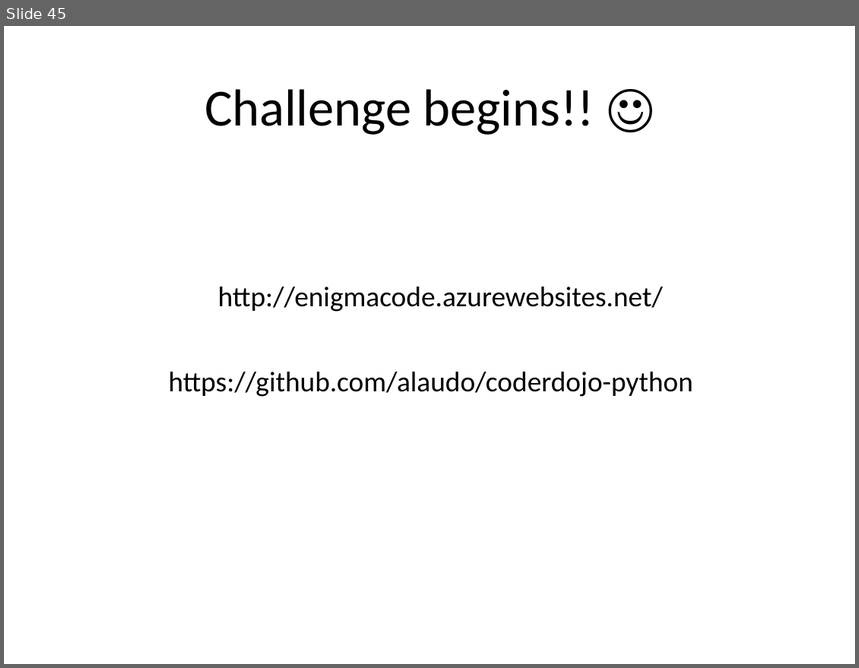
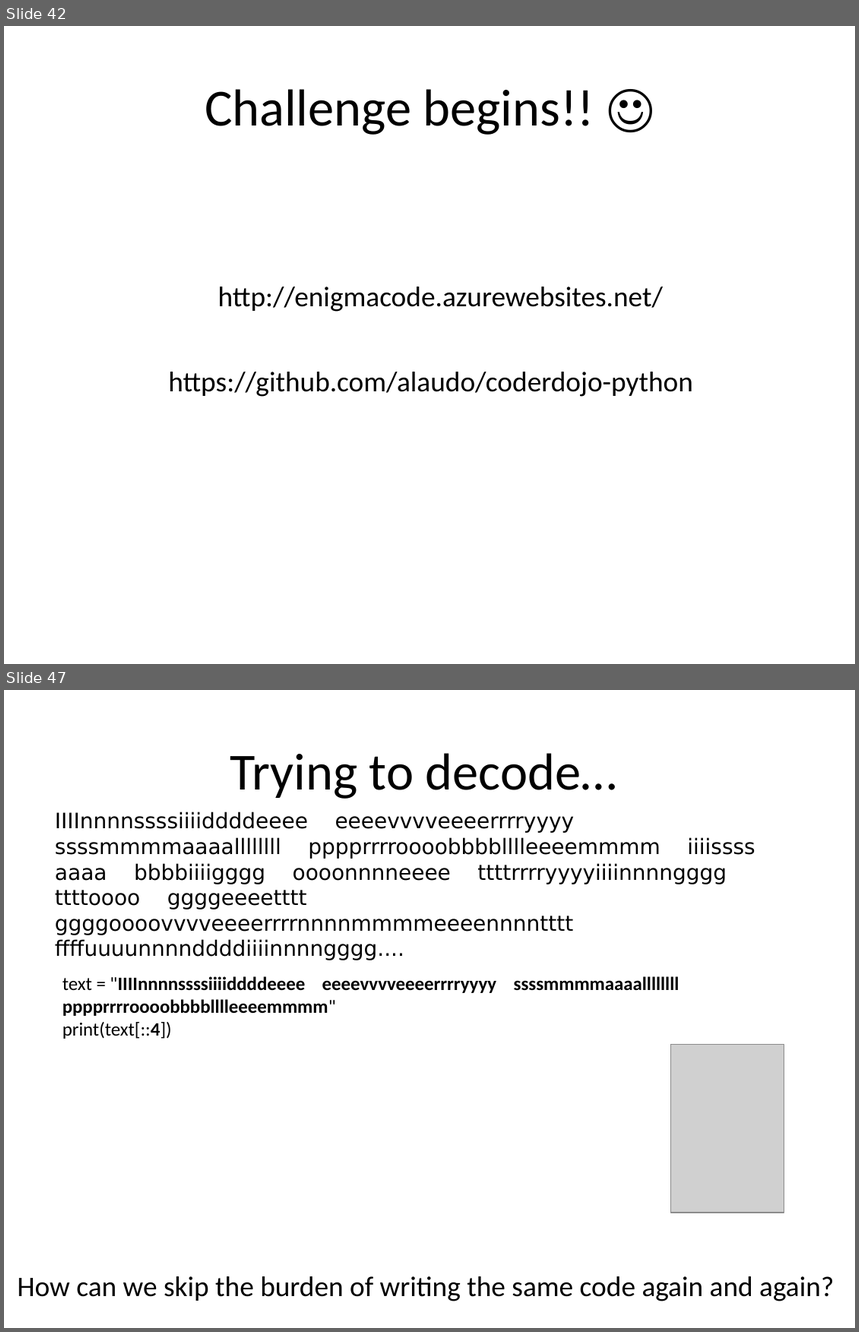
Before and after one commit to alaudo/coderdojo-python, a slide deck: dojo-presentation-intermediate.pptx. Shown one above the other, each under a label of ours: slide 45 before the commit, slides 42 and 47 after it; the slides between them are not shown. The pictures are 859x668 and 859x1332 pixels, drawn with LibreOffice and Linux fonts; fonts in the diff are those of the drawing; grey boxes stand for pictures. Boxes give left, top, right and bottom in pixels: in the first picture for what was removed or moved away, otherwise in the second. Text is boxed around its words. In the diff, an @@ line names an element or a change of style, - is before the commit and + after.

```diff
--- a/dojo-presentation-intermediate.pptx
+++ b/dojo-presentation-intermediate.pptx
@@ slide 47 added at box(4, 690, 855, 1328), background #FFFFFF @@
@@ title added at box(230, 753, 617, 799), 44 pt, text #000000 @@
+Trying to decode…
@@ text added at box(55, 812, 755, 935), 18 pt, text #000000 @@
+IIIInnnnssssiiiiddddeeee eeeevvvveeeerrrryyyy ssssmmmmaaaallllllll pppprrrroooobbbblllleeeemmmm iiiissss aaaa bbbbiiiigggg oooonnnneeee ttttrrrryyyyiiiinnnngggg ttttoooo ggggeeeetttt ggggoooovvvveeeerrrrnnnnmmmmeeeennnntttt ffffuuuunnnnddddiiiinnnngggg....
@@ text added at box(63, 977, 680, 1039), 16 pt, text #000000, bold @@
+text = "IIIInnnnssssiiiiddddeeee eeeevvvveeeerrrryyyy ssssmmmmaaaallllllll pppprrrroooobbbblllleeeemmmm"
+print(text[::4])
@@ picture added at box(671, 1045, 784, 1214) @@
@@ text added at box(17, 1277, 834, 1302), 24 pt, text #000000 @@
+How can we skip the burden of writing the same code again and again?
@@ what was slide 45 is now slide 42 @@
```
Also in this commit, not shown: 2 slides changed, 24 other slides added, 10 slides removed, 8 other files.
